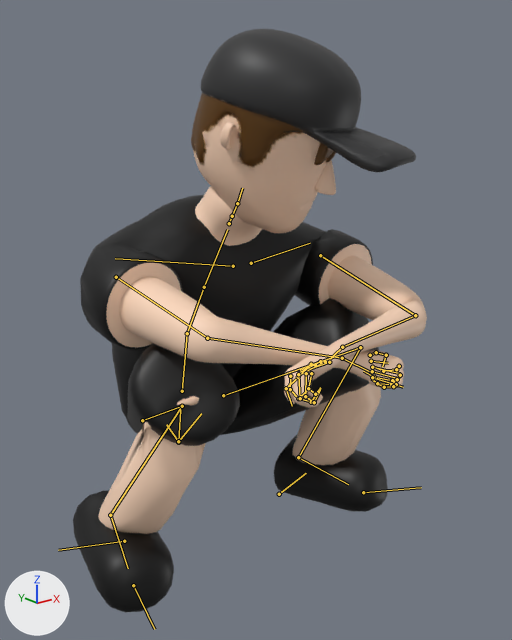
The FBX model Testing/Assets/Models/enemy.fbx: old version first, new version second.
Both versions are drawn from a camera (50 mm lens) standing at (-0.688, -0.95, 0.741) and looking at (-0.015, -0.108, 0.404). Lighting does not change. The marker at lower left points along +X, +Y and +Z. Both versions are drawn at frame 1847 of the action 'metarig|metarigAction'; the numbers are the values there. The bones that bend it are drawn over the model as lines.

In view in the first picture: 'Shirt', 'Torso'.
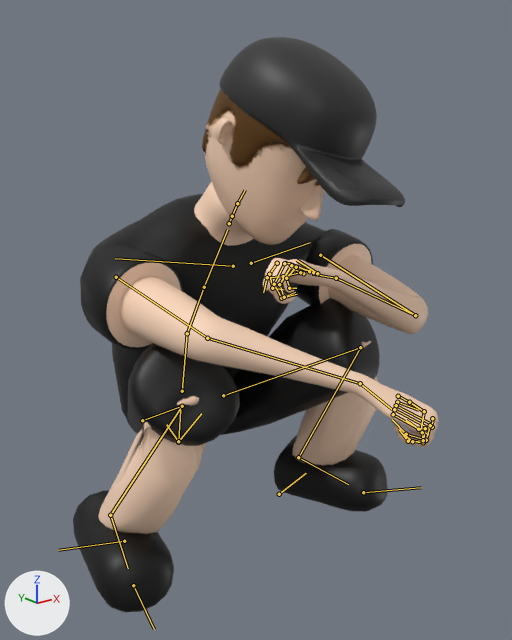
Changed parts and their boxes (x1, y1, x2, y2) in the pictures (512 x 640 px):
```json
{"object": "Torso", "change": "posed", "before": [73, 29, 427, 612], "after": [73, 37, 438, 612]}
{"object": "Shirt", "change": "posed", "before": [80, 195, 379, 446], "after": [80, 194, 380, 446]}
{"bone": "spine.006", "before": "(237, 203) to (242, 188)", "after": "(237, 203) to (245, 190)"}
{"bone": "forearm.L", "before": "(415, 315) to (342, 347)", "after": "(415, 315) to (336, 278)"}
{"bone": "forearm.R", "before": "(207, 338) to (342, 358)", "after": "(207, 338) to (360, 383)"}
{"bone": "hand.R", "before": "(342, 358) to (371, 372)", "after": "(360, 383) to (394, 411)"}
```

The change, as JSON lines over the scene's bpy script:
```json
{"block": "bone_spine_006", "where": "bone_spine_006 = bpy.data.objects['metarig'].pose.bones['spine.006']  # child of 'spine.005'"}
{"op": "set", "path": "bone_spine_006.rotation_quaternion", "old": "(0.944, -0.127, 0.288, -0.093)", "new": "(0.99, -0.044, 0.1, -0.095)", "note": "degrees (-20, 31, -17) -> degrees (-6, 11, -12)"}
{"block": "bone_forearm_l", "where": "bone_forearm_l = bpy.data.objects['metarig'].pose.bones['forearm.L']  # child of 'upper_arm.L'"}
{"op": "set", "path": "bone_forearm_l.rotation_quaternion", "old": "(0.579, 0.613, 0.496, -0.208)", "new": "(0.631, 0.712, 0.247, -0.184)", "note": "degrees (116, 56, 41) -> degrees (100, 35, 8)"}
{"block": "bone_forearm_r", "where": "bone_forearm_r = bpy.data.objects['metarig'].pose.bones['forearm.R']  # child of 'upper_arm.R'"}
{"op": "set", "path": "bone_forearm_r.rotation_quaternion", "old": "(0.83, 0.516, 0.072, 0.198)", "new": "(0.929, 0.302, 0.147, 0.156)", "note": "degrees (63, -5, 24) -> degrees (38, 10, 23)"}
{"block": "bone_hand_r", "where": "bone_hand_r = bpy.data.objects['metarig'].pose.bones['hand.R']  # child of 'forearm.R'"}
{"op": "set", "path": "bone_hand_r.rotation_quaternion", "old": "(0.959, -0.006, 0.272, 0.086)", "new": "(0.993, -0.081, 0.037, 0.083)", "note": "degrees (2, 31, 11) -> degrees (-9, 5, 9)"}
```
